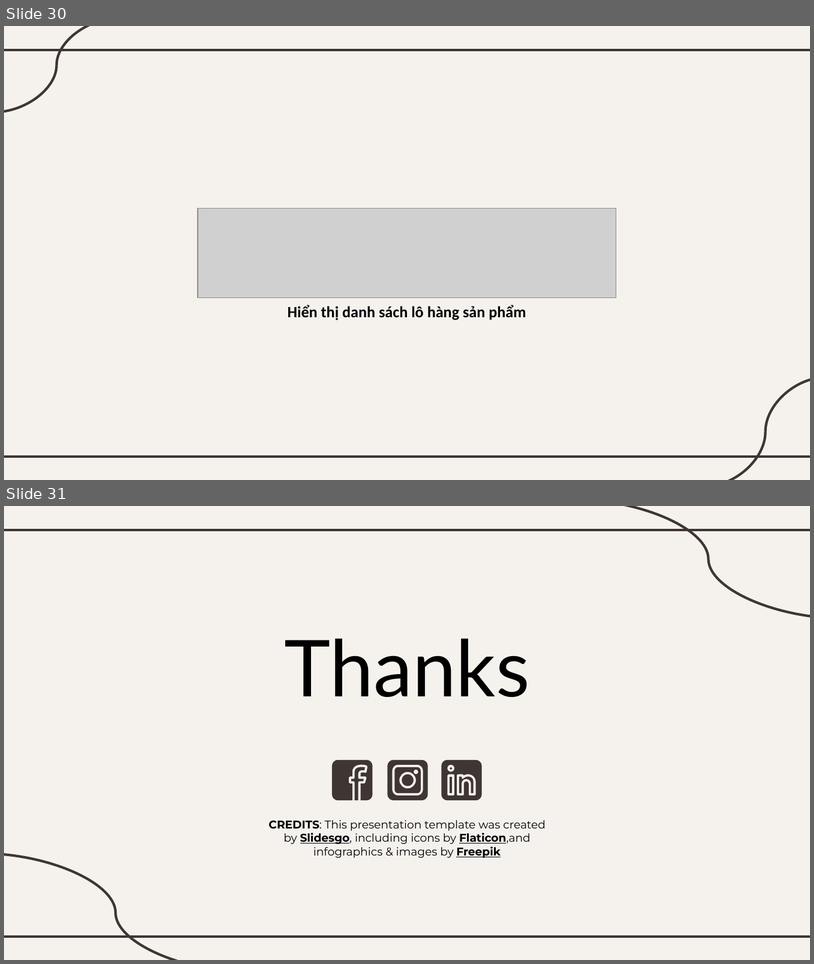
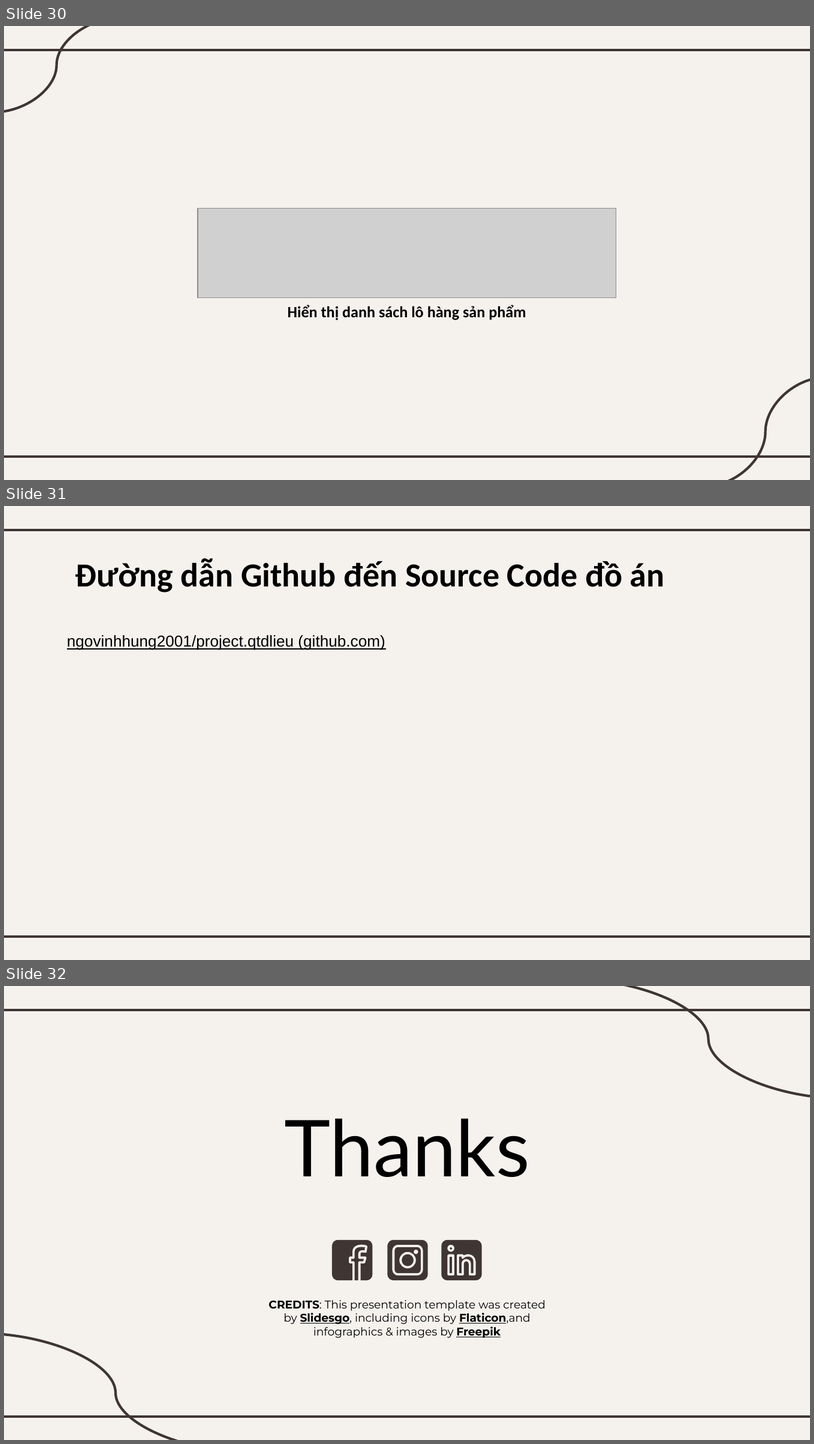
Before and after one commit to ngovinhhung2001/project.qtdlieu, a slide deck: Báo cáo QTDLiệu.pptx. Shown one above the other, each under a label of ours: slides 30 and 31 before the commit, slides 30, 31 and 32 after it. The pictures are 814x964 and 814x1444 pixels, drawn with LibreOffice and Linux fonts; fonts in the diff are those of the drawing; grey boxes stand for pictures. Boxes give left, top, right and bottom in pixels: in the first picture for what was removed or moved away, otherwise in the second. Text is boxed around its words. In the diff, an @@ line names an element or a change of style, - is before the commit and + after.

Commit message:
Thêm đường dẫn github vào ppt

```diff
--- a/Báo cáo QTDLiệu.pptx
+++ b/Báo cáo QTDLiệu.pptx
@@ slide 31 added at [4, 506, 810, 960], background #F5F2EE; not listed: 2 template elements that a slide beside it also shows @@
@@ title added at [75, 559, 665, 592], 30 pt, text #000000, bold @@
+Đường dẫn Github đến Source Code đồ án
@@ text added at [67, 635, 385, 650], 14 pt, text #000000, underline @@
+ngovinhhung2001/project.qtdlieu (github.com)
@@ what was slide 31 is now slide 32 @@
```
Also in this commit, not shown: 1 other file.
